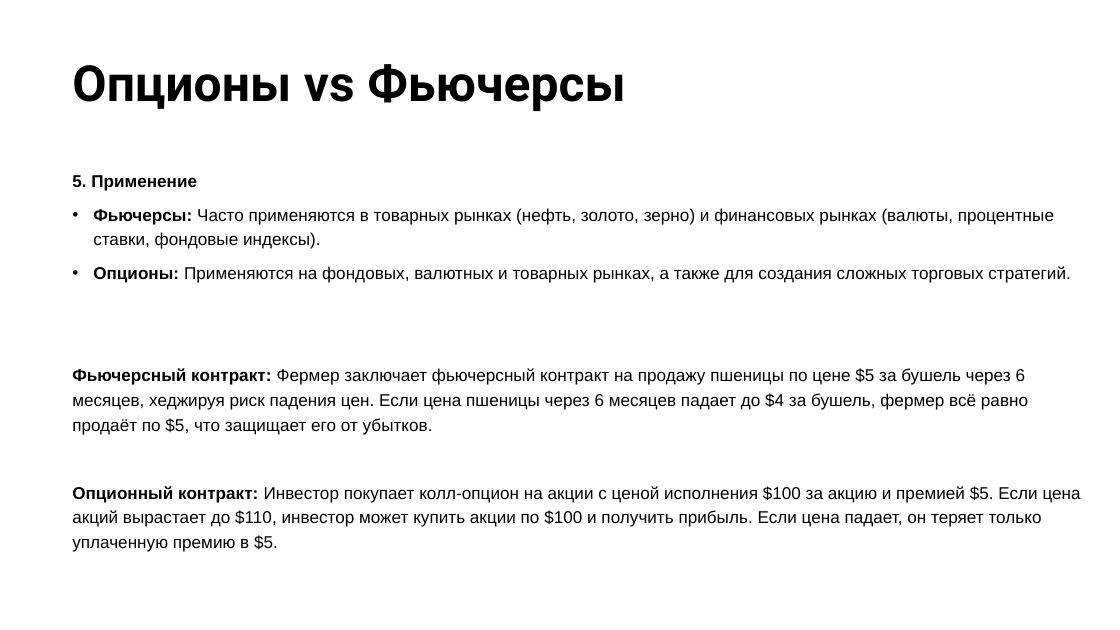
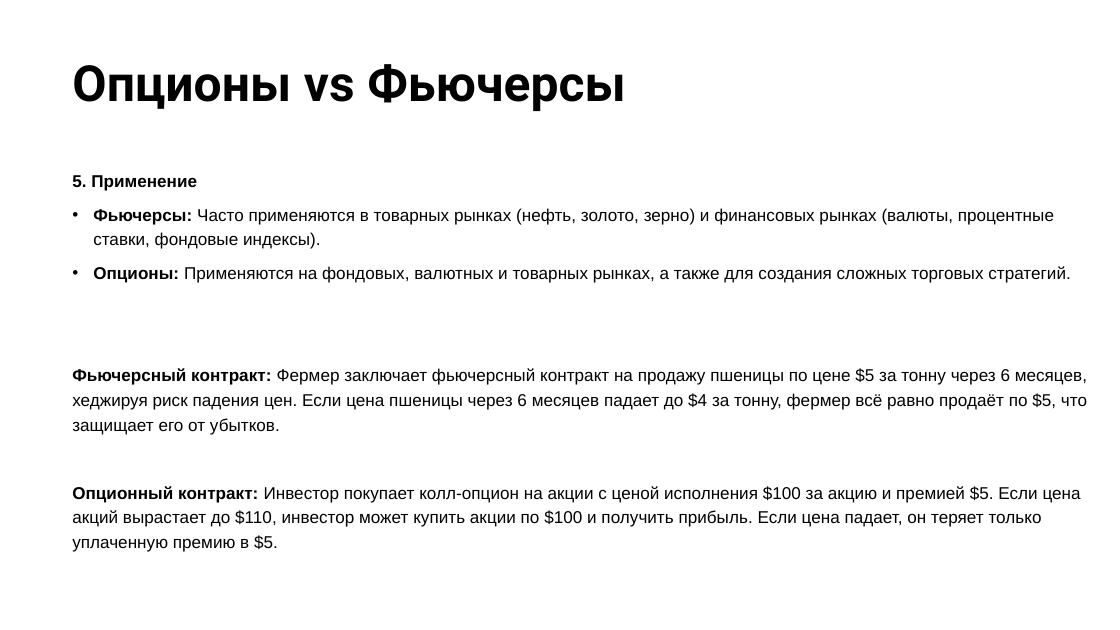
Before and after one commit to stureiko/Otus_lectures, a slide deck: slide 45 of FinML/01 - Intro/Presentation/01 - Intro.pptx (slide 44 before the commit). Drawn at 1120x630 pixels with LibreOffice and Linux fonts; fonts in the diff are those of the drawing; background and template pictures are left out. Boxes give left, top, right and bottom in pixels: in the first picture for what was removed or moved away, otherwise in the second. Text is boxed around its words. In the diff, an @@ line names an element or a change of style, - is before the commit and + after.

```diff
--- a/FinML/01 - Intro/Presentation/01 - Intro.pptx
+++ b/FinML/01 - Intro/Presentation/01 - Intro.pptx
@@ text at (72,368,1087,435): text changed @@
-Фьючерсный контракт: Фермер заключает фьючерсный контракт на продажу пшеницы по цене $5 за бушель через 6 месяцев, хеджируя риск падения цен. Если цена пшеницы через 6 месяцев падает до $4 за бушель, фермер всё равно продаёт по $5, что защищает его от убытков.
+Фьючерсный контракт: Фермер заключает фьючерсный контракт на продажу пшеницы по цене $5 за тонну через 6 месяцев, хеджируя риск падения цен. Если цена пшеницы через 6 месяцев падает до $4 за тонну, фермер всё равно продаёт по $5, что защищает его от убытков.
```
Also in this commit, not shown: 4 other slides changed, 1 slide added, 6 other files.
